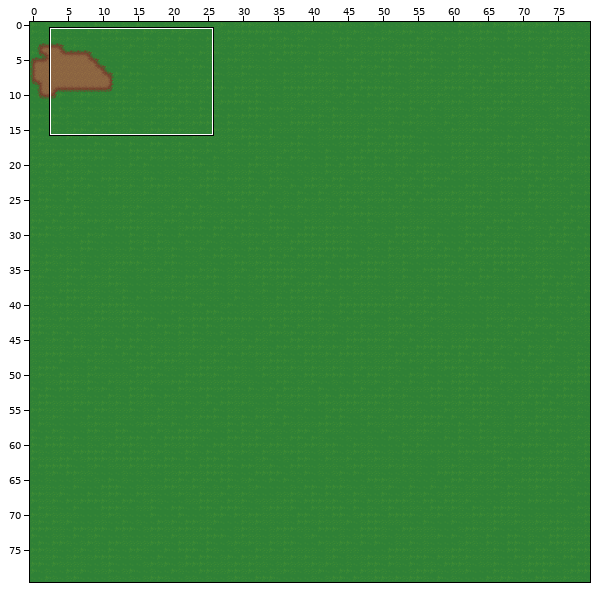
Level history. Tiled map: Some2DRPG/Some2DRPGContent/Maps/sandbox.tmx. The picture above shows the old version from afar; the outline marks the close-up.
Close-up. Before the commit:
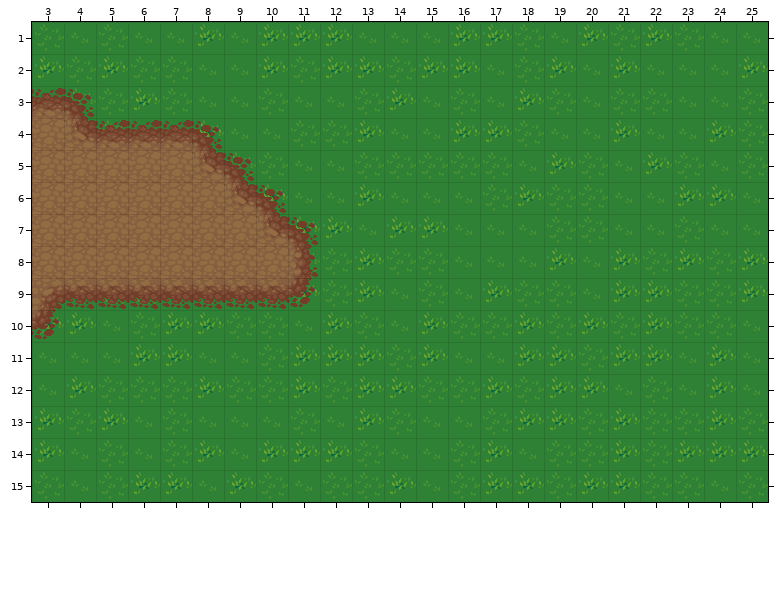
Cells are 32x32 px. Shown: x 3..25, y 1..15.
The same view after the edit:
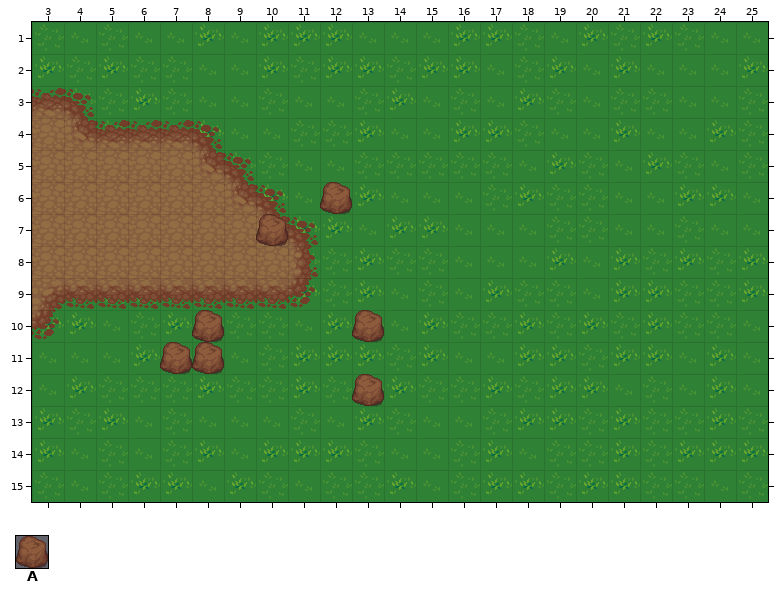
Key: from "mountains": A 94.
_ is an empty cell.
Tiles of an added or newly shown layer are drawn over the layers below it.
Author's note on the commit: Vastly improved Tile collision detection and response.
What changed:
Layer "Tile Layer 3" (added):
y 6: x 12 _ -> A
y 7: x 10 _ -> A
y 10: x 8 _ -> A; x 13 _ -> A
y 11: x 7..8 __ -> AA
y 12: x 13 _ -> A
